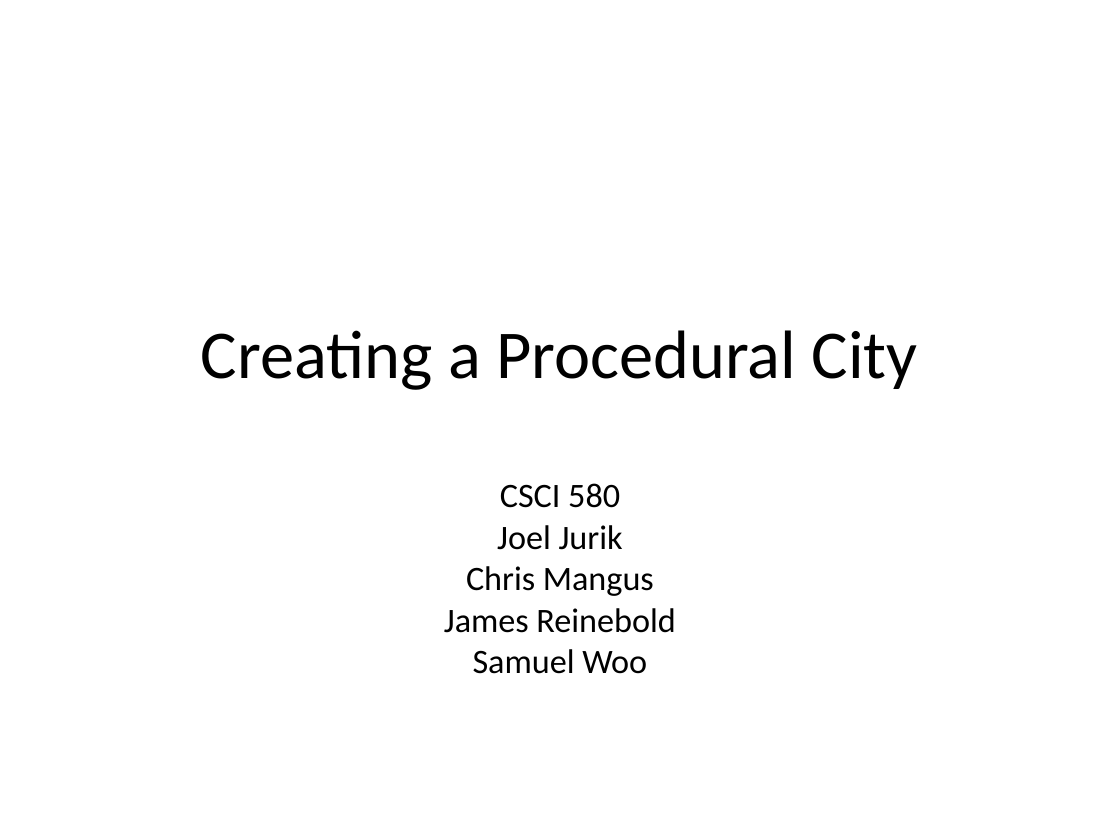
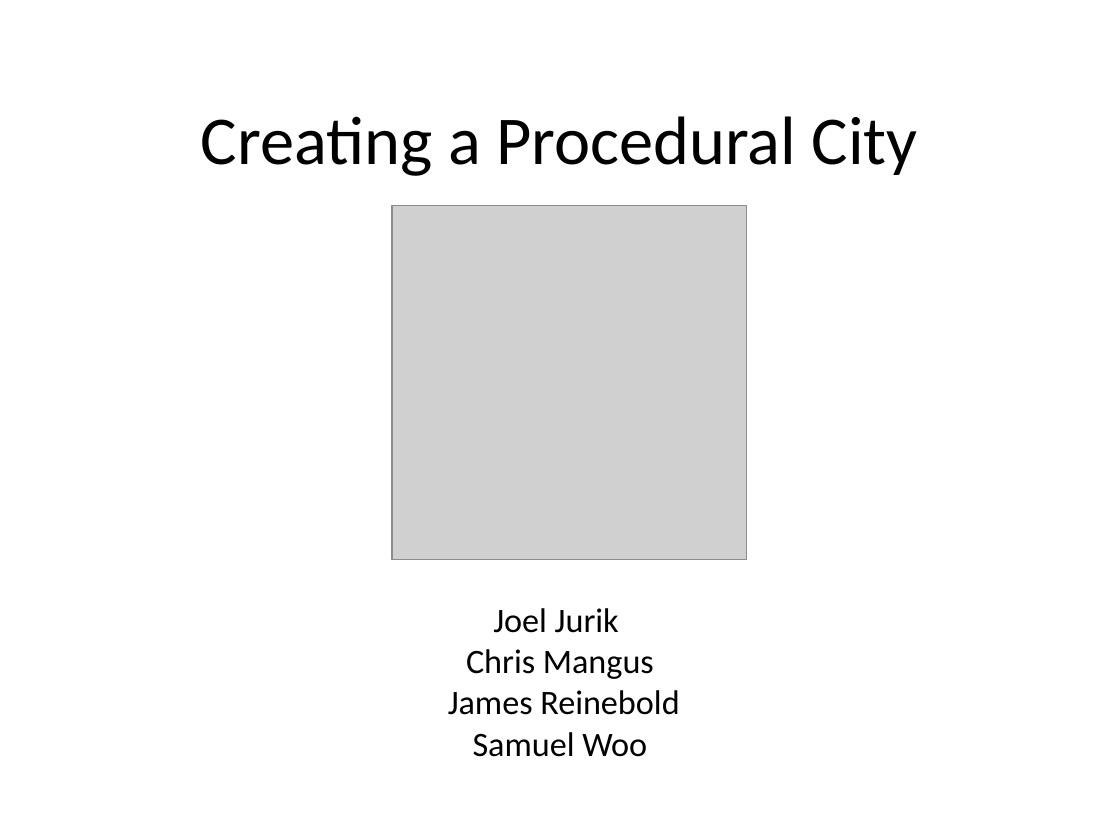
Before and after one commit to reinebold/cs580CMS, a slide deck: slide 1 of Documents/Creating a Procedural City.ppt. Drawn at 1120x840 pixels with LibreOffice and Linux fonts; fonts in the diff are those of the drawing; grey boxes stand for pictures. Boxes give left, top, right and bottom in pixels: in the first picture for what was removed or moved away, otherwise in the second. Text is boxed around its words. In the diff, an @@ line names an element or a change of style, - is before the commit and + after.

```diff
--- a/Documents/Creating a Procedural City.ppt
+++ b/Documents/Creating a Procedural City.ppt
@@ title "Creating a Procedural City": place and size @@
-title "Creating a Procedural City" at [201, 330, 918, 390]
+title "Creating a Procedural City" at [201, 116, 918, 176]
@@ picture added at [392, 205, 747, 559] @@
@@ subtitle at [500, 483, 620, 508]: paragraph removed @@
-CSCI 580
@@ subtitle "Joel Jurik": place and size @@
-subtitle "Joel Jurik" at [444, 483, 675, 674]
+subtitle "Joel Jurik" at [448, 608, 679, 757]
```
Also in this commit, not shown: 8 other slides changed, 5 slides added, 4 slides removed, 1 other file.
